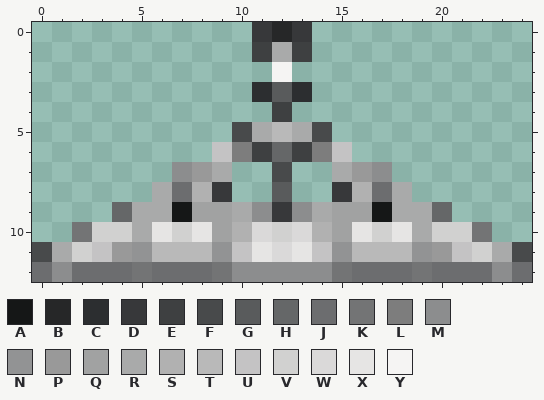
A pixel-art sprite gets an edit: branches/Grafics_Under_Development/madtulip/ship parts/generic/landing gear 2/madtulip_landing_gear_2_icon.png. The picture above is the old version.
The file is 25x13 pixels. Colours within 5 levels of each other are drawn and written as one.
Palette (. is transparent): A #151717  B #262728  C #2c2e30  D #37383a  E #3e4041  F #484a4b  G #595b5c  H #656768  J #6c6d6f  K #737475  L #7d7d7d  M #8c8d8e  N #929394  P #999999  Q #a1a2a2  R #a9aaaa  S #b1b1b1  T #b9b9b9  U #c4c3c4  V #d1d1d0  W #dad9d9  X #e6e5e4  Y #f5f4f3
Pixels before, first column x 0:
 0 ...........DBD...........
 1 ...........ERE...........
 2 ............Y............
 3 ...........CGC...........
 4 ............E............
 5 ..........FRTRF..........
 6 .........ULEHELU.........
 7 .......MPR..F..RPM.......
 8 ......RJSD..G..DSJR......
 9 ....HRRAQQRMDMRQQARRH....
10 ..KVVRXVXQSWVWSQXVXRVVK..
11 FRVUPNTTTNUXWXUNTTTNPUVRF
12 JMJJJKJJJKMMMMMKJJJKJJJMJ
And afterwards:
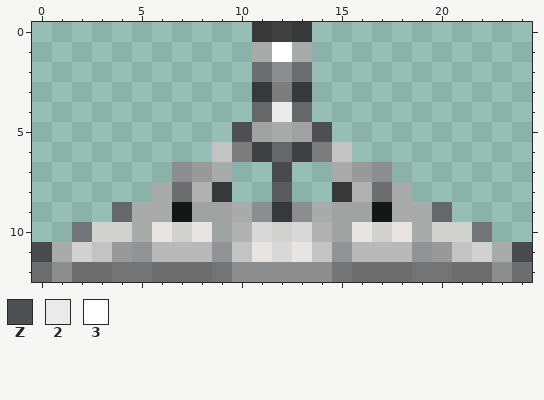
Colours new in this view: Z #4e4f50  2 #ebeaea  3 #ffffff
The edit:
y 0: x 12 B -> E
y 1: x 11..13 ERE -> R3R
y 2: x 11..13 .Y. -> JMJ
y 3: x 11..13 CGC -> DLD
y 4: x 11..13 .E. -> H2H
y 5: x 10..14 FRTRF -> ZQRQZ
y 12: x 4 J -> K; x 20 J -> K
